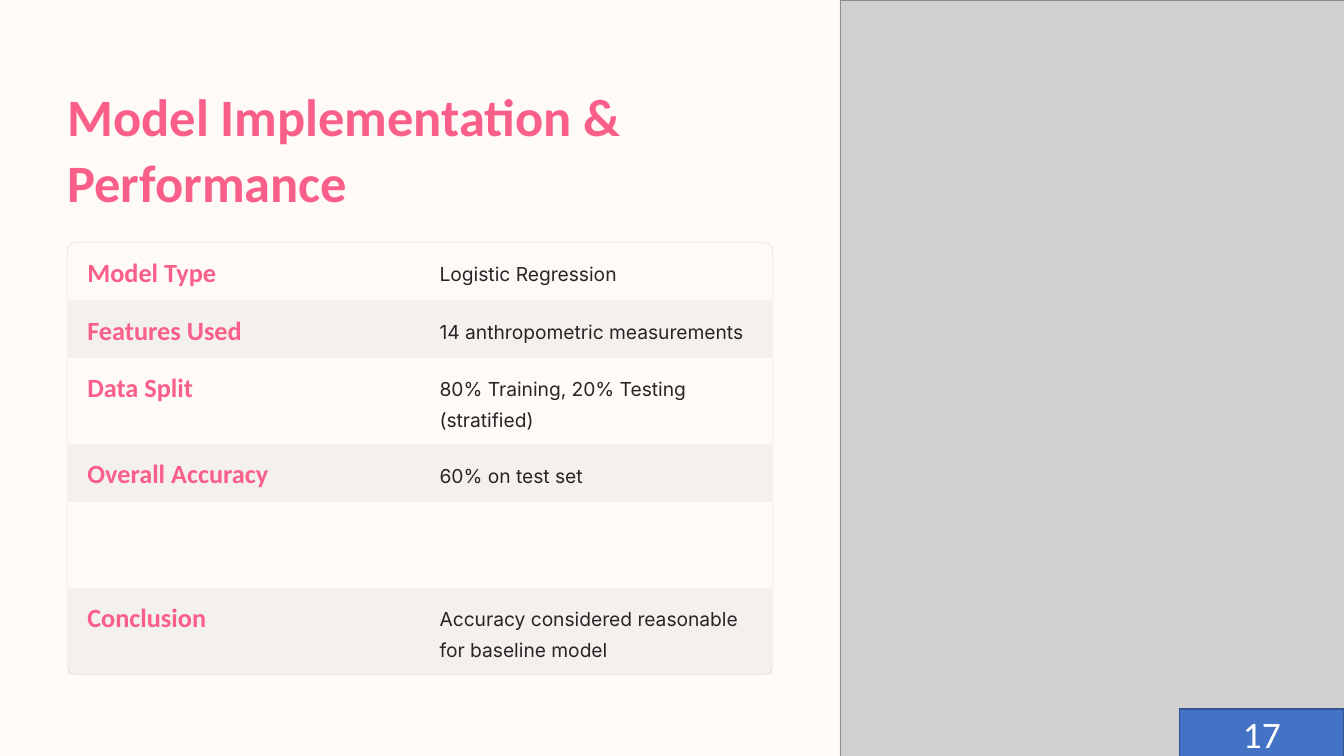
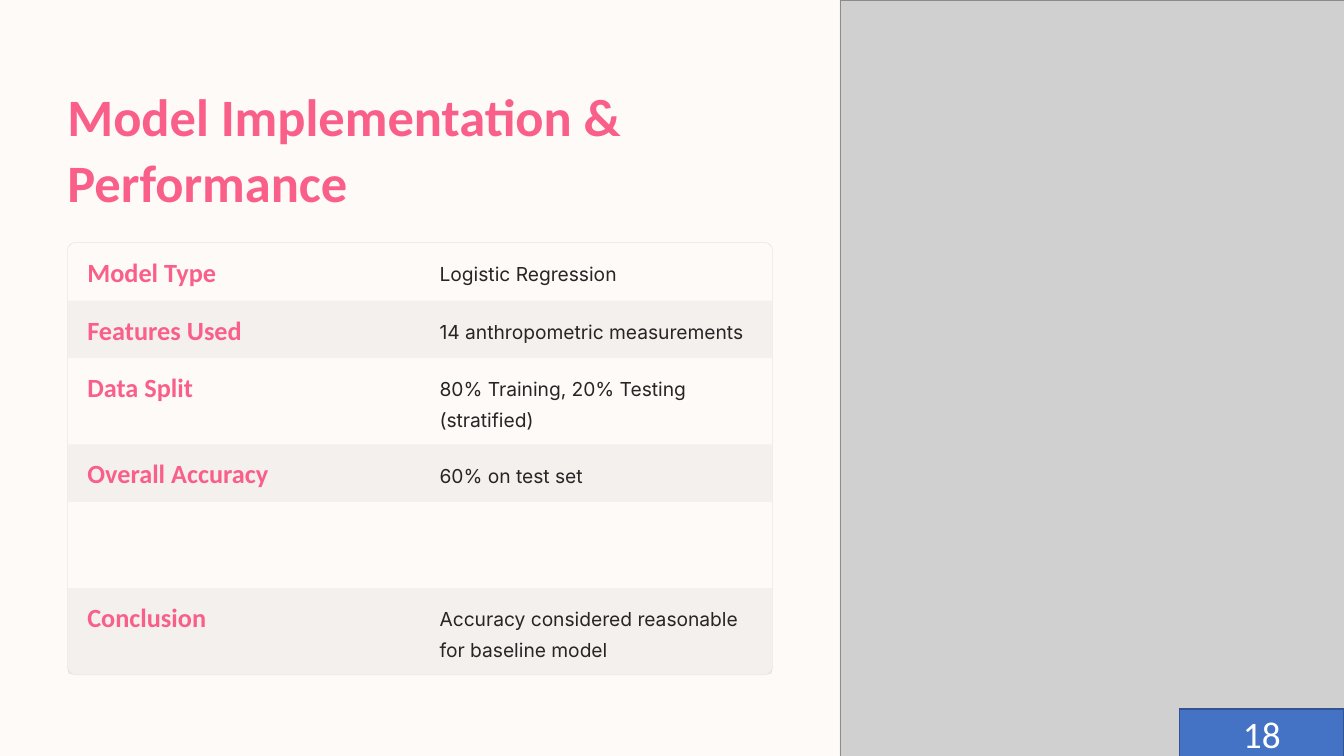
Before and after one commit to Sauri25/AI-PROJECTS, a slide deck: slide 18 of PROJECT 3/final.pptx (slide 17 before the commit). Drawn at 1344x756 pixels with LibreOffice and Linux fonts; fonts in the diff are those of the drawing; grey boxes stand for pictures; background and template pictures are left out. Boxes give left, top, right and bottom in pixels: in the first picture for what was removed or moved away, otherwise in the second. Text is boxed around its words. In the diff, an @@ line names an element or a change of style, - is before the commit and + after.

```diff
--- a/PROJECT 3/final.pptx
+++ b/PROJECT 3/final.pptx
@@ text in rectangle at <box>1243,722,1281,749</box>: text changed @@
-17
+18
```
Also in this commit, not shown: 13 other slides changed, 4 slides added, 2 slides removed, 12 other files.
